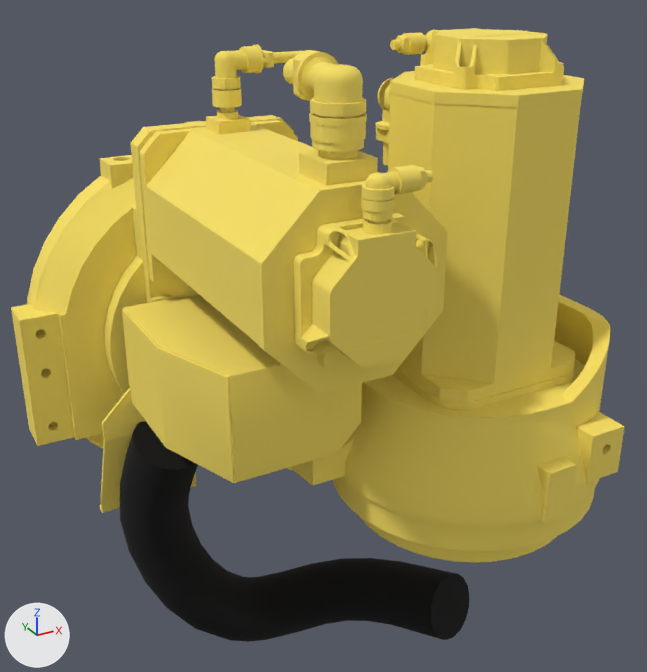
The glTF model RobotModel/Fanuc/M_20iA/Visual/glb/Link1.glb as it was, and as the next commit left it.
Camera for both pictures: a 50 mm lens placed at (-0.27, -0.52, 0.31), pointed at (0.056, 0.071, 0.014). The axes (+X, +Y, +Z) are drawn at lower left. The lights are the same throughout. The picture after the commit comes second.

Objects in the first picture: '/Node_0x7fd4b585cda0/meshId0_name_010-mesh/0', '/Node_0x7fd4b585cda0_001/meshId1_name_006-mesh/0'.
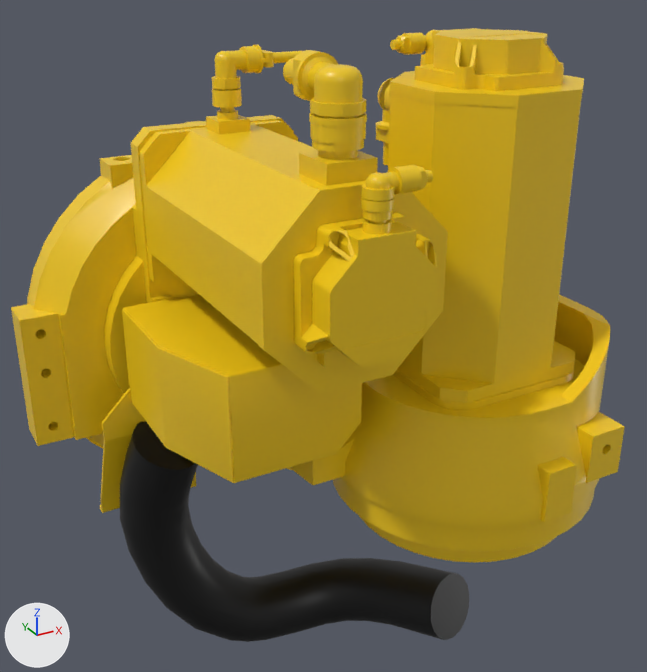
The change, as a diff of the scene's bpy script:
```diff
--- a/RobotModel/Fanuc/M_20iA/Visual/glb/Link1.glb.py
+++ b/RobotModel/Fanuc/M_20iA/Visual/glb/Link1.glb.py
@@ mat_link_01_part_000_mtl_001_003_material @@
 mat_link_01_part_000_mtl_001_003_material = principled_material('link_01_part_000_mtl_001_003-material')
-mat_link_01_part_000_mtl_001_003_material.base_color = (0.96, 0.76, 0.13)  # yellow #fae265
-mat_link_01_part_000_mtl_001_003_material.roughness = 1.0
+mat_link_01_part_000_mtl_001_003_material.base_color = (0.905, 0.597, 0.00802)  # yellow #f4cb16
+mat_link_01_part_000_mtl_001_003_material.roughness = 0.36
@@ mat_ral9005_004_material @@
 mat_ral9005_004_material.base_color = (0.00201, 0.00201, 0.00201)  # black #070707
-mat_ral9005_004_material.roughness = 1.0
+mat_ral9005_004_material.roughness = 0.46
```

Location of each change, (x1, y1, x2, y2) in pixels of the pictures (647 x 672 px):
'/Node_0x7fd4b585cda0_001/meshId1_name_006-mesh/0', recoloured, surface changed
    both: (11, 28, 625, 563)
